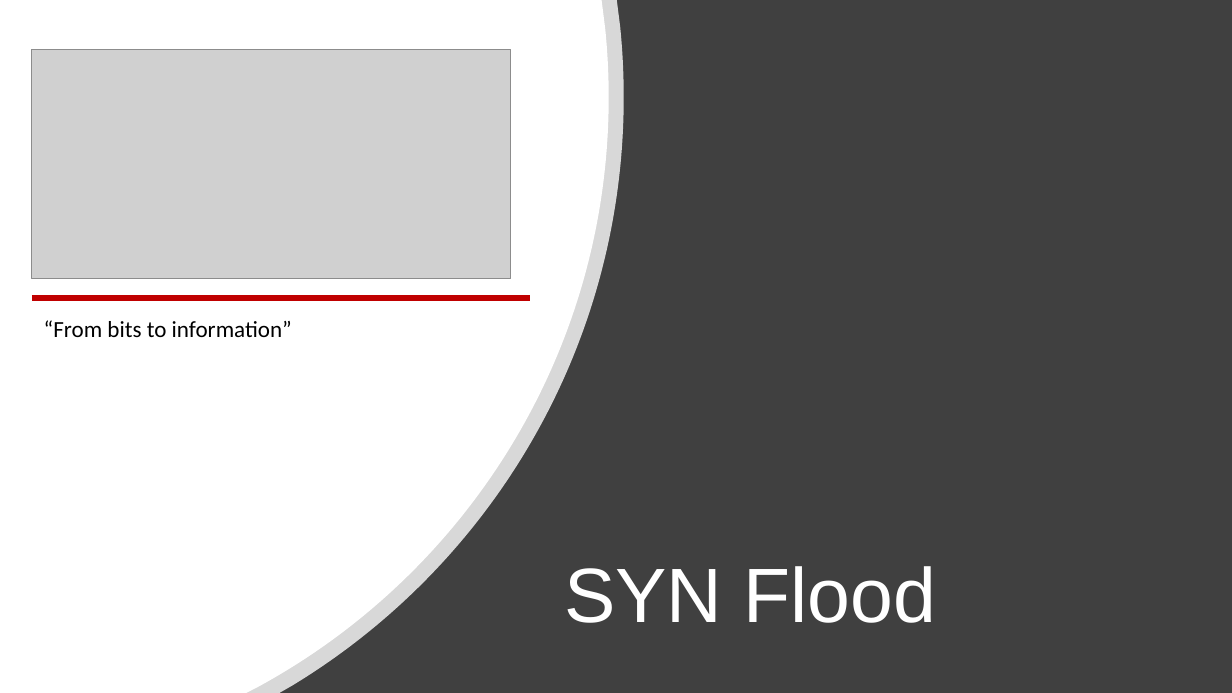
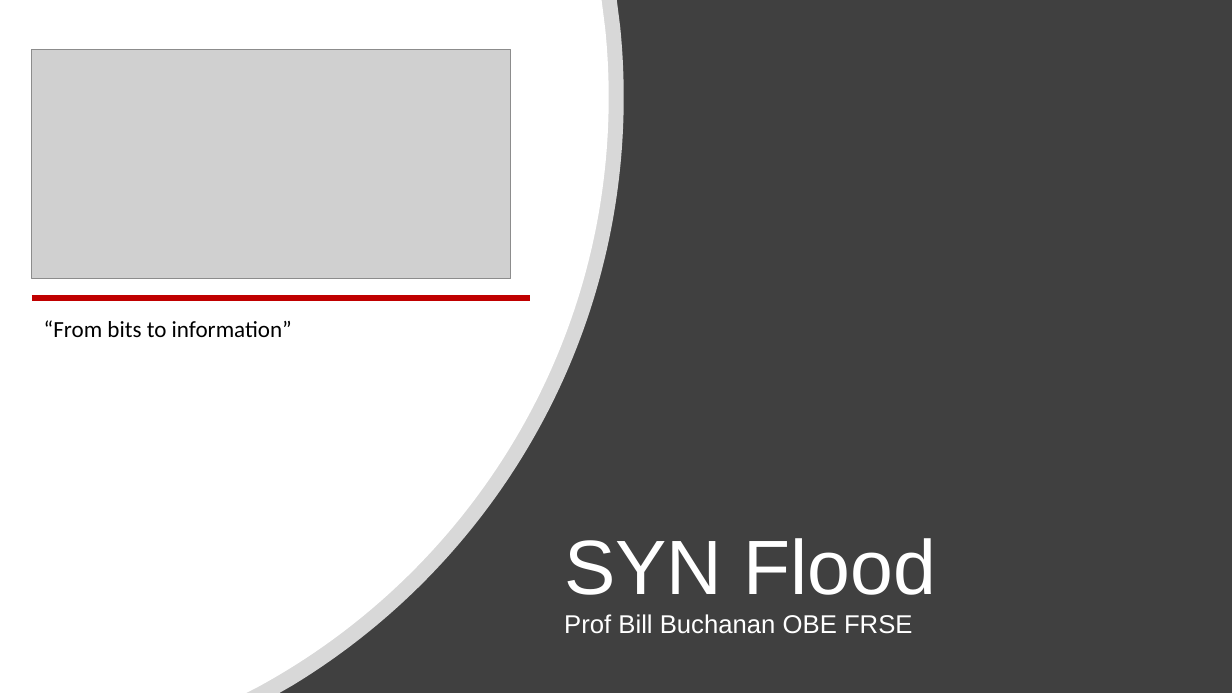
Before and after one commit to billbuchanan/csn09112, a slide deck: slide 26 of week08_network_forensics/lecture/unit10_networks.pptx (slide 25 before the commit). Drawn at 1232x693 pixels with LibreOffice and Linux fonts; fonts in the diff are those of the drawing; grey boxes stand for pictures. Boxes give left, top, right and bottom in pixels: in the first picture for what was removed or moved away, otherwise in the second. Text is boxed around its words. In the diff, an @@ line names an element or a change of style, - is before the commit and + after.

```diff
--- a/week08_network_forensics/lecture/unit10_networks.pptx
+++ b/week08_network_forensics/lecture/unit10_networks.pptx
@@ title at [564, 538, 937, 634]: text changed; size 60 to 20 pt @@
-SYN Flood
+SYN Flood
+Prof Bill Buchanan OBE FRSE
```
Also in this commit, not shown: 11 other slides changed, 1 slide added, 2 other files.
